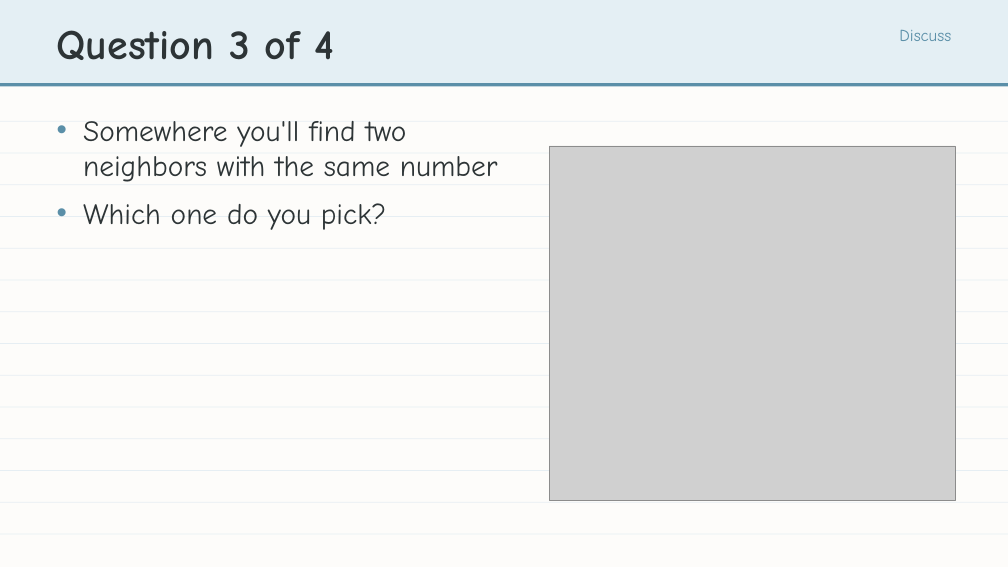
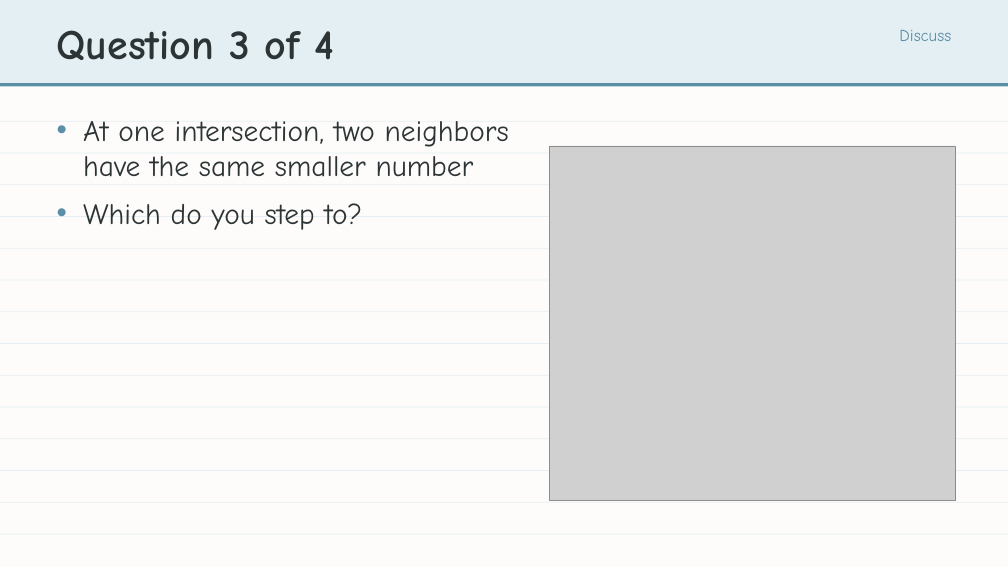
Before and after one commit to bradamiller/LearningPython, a slide deck: slide 8 of static/slides/module-05-pathfinding/module-5-lesson-02-finding-the-path.pptx. Drawn at 1008x567 pixels with LibreOffice and Linux fonts; fonts in the diff are those of the drawing; grey boxes stand for pictures. Boxes give left, top, right and bottom in pixels: in the first picture for what was removed or moved away, otherwise in the second. Text is boxed around its words. In the diff, an @@ line names an element or a change of style, - is before the commit and + after.

```diff
--- a/static/slides/module-05-pathfinding/module-5-lesson-02-finding-the-path.pptx
+++ b/static/slides/module-05-pathfinding/module-5-lesson-02-finding-the-path.pptx
@@ text at bbox=[83, 121, 509, 230]: text changed @@
-• Somewhere you'll find two neighbors with the same number
-• Which one do you pick?
+• At one intersection, two neighbors have the same smaller number
+• Which do you step to?
```
Also in this commit, not shown: 13 other slides changed, 20 other files.
